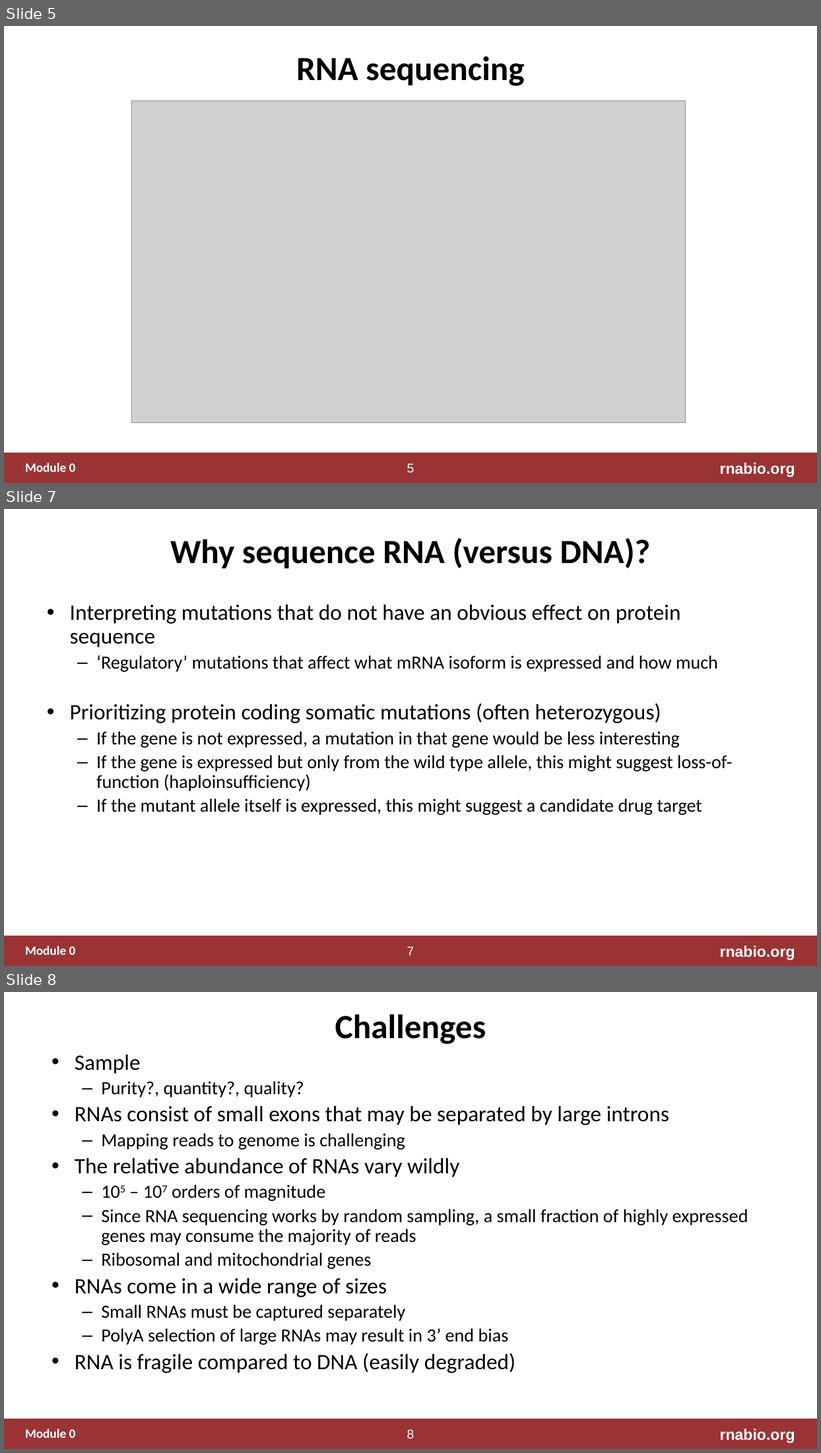
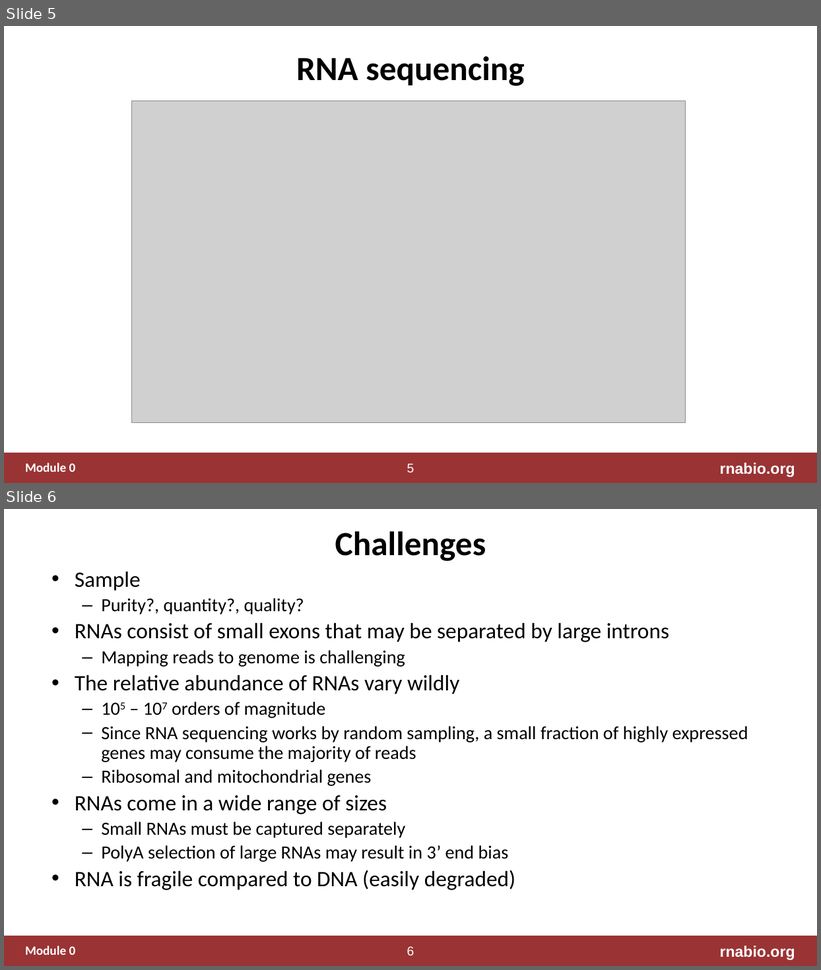
Before and after one commit to griffithlab/rnabio.org, a slide deck: assets/lectures/cshl/2020/full/RNASeq_Module0_IntrotoRNA.pptx. Shown one above the other, each under a label of ours: slides 5, 7 and 8 before the commit, slides 5 and 6 after it; the slides between them are not shown. The pictures are 821x1453 and 821x970 pixels, drawn with LibreOffice and Linux fonts; fonts in the diff are those of the drawing; grey boxes stand for pictures. Boxes give left, top, right and bottom in pixels: in the first picture for what was removed or moved away, otherwise in the second. Text is boxed around its words. In the diff, an @@ line names an element or a change of style, - is before the commit and + after.

```diff
--- a/assets/lectures/cshl/2020/full/RNASeq_Module0_IntrotoRNA.pptx
+++ b/assets/lectures/cshl/2020/full/RNASeq_Module0_IntrotoRNA.pptx
@@ slide 7 removed at (4,509,817,966), background #FFFFFF; not listed: 4 template elements that a slide beside it also shows @@
@@ title removed at (170,538,651,568) @@
-Why sequence RNA (versus DNA)?
@@ text removed at (70,605,732,815) @@
-• Interpreting mutations that do not have an obvious effect on protein sequence
-  – ‘Regulatory’ mutations that affect what mRNA isoform is expressed and how much
-• Prioritizing protein coding somatic mutations (often heterozygous)
-  – If the gene is not expressed, a mutation in that gene would be less interesting
-  – If the gene is expressed but only from the wild type allele, this might suggest loss-of-function (haploinsufficiency)
-  – If the mutant allele itself is expressed, this might suggest a candidate drug target
@@ what was slide 8 is now slide 6 @@
@@ page number at (407,947,415,956): text changed @@
-8
+6
```
Also in this commit, not shown: 1 slide changed, 6 other slides removed, 1 other file.
